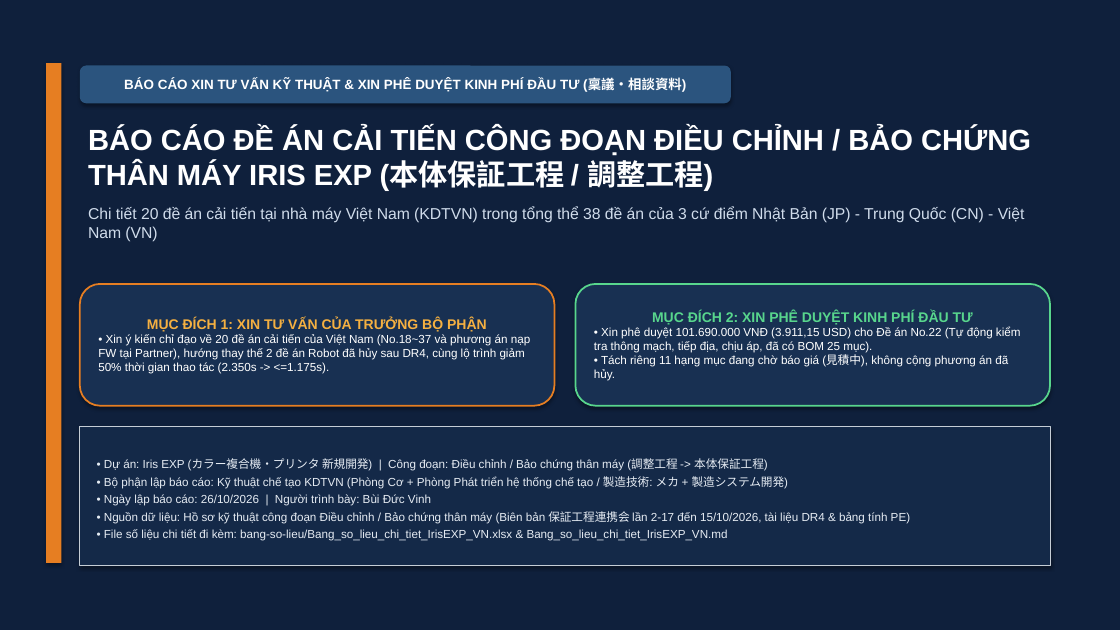
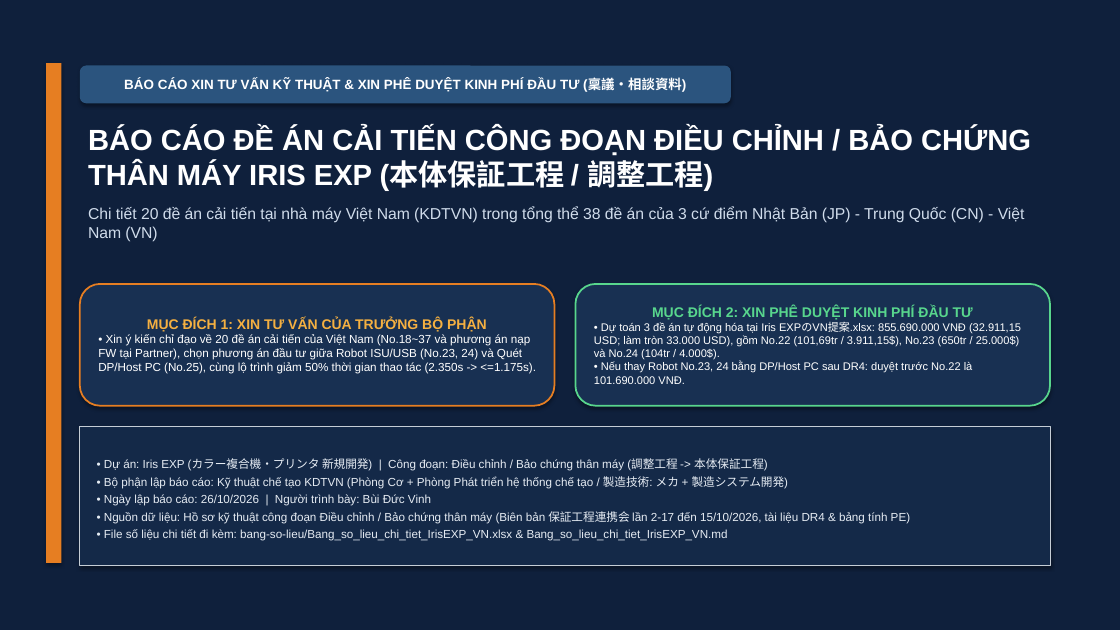
Before and after one commit to Nakazasen/bao_cao_dc_EXPIris, a slide deck: slide 1 of IrisEXP_Bao-cao-de-an-VN.pptx. Drawn at 1120x630 pixels with LibreOffice and Linux fonts; fonts in the diff are those of the drawing. Boxes give left, top, right and bottom in pixels: in the first picture for what was removed or moved away, otherwise in the second. Text is boxed around its words. In the diff, an @@ line names an element or a change of style, - is before the commit and + after.

Commit message:
Update Vietnam proposal prices and exact 25 BOM items from Iris EXPのVN提案.xlsx with humanizer

```diff
--- a/IrisEXP_Bao-cao-de-an-VN.pptx
+++ b/IrisEXP_Bao-cao-de-an-VN.pptx
@@ text in rounded rectangle at (594, 322, 1021, 384): text changed; size 10 to 9.5 pt @@
-• Xin phê duyệt 101.690.000 VNĐ (3.911,15 USD) cho Đề án No.22 (Tự động kiểm tra thông mạch, tiếp địa, chịu áp, đã có BOM 25 mục).
-• Tách riêng 11 hạng mục đang chờ báo giá (見積中), không cộng phương án đã hủy.
+• Dự toán 3 đề án tự động hóa tại Iris EXPのVN提案.xlsx: 855.690.000 VNĐ (32.911,15 USD; làm tròn 33.000 USD), gồm No.22 (101,69tr / 3.911,15$), No.23 (650tr / 25.000$) và No.24 (104tr / 4.000$).
+• Nếu thay Robot No.23, 24 bằng DP/Host PC sau DR4: duyệt trước No.22 là 101.690.000 VNĐ.
@@ text in rounded rectangle at (98, 334, 536, 374): text changed @@
-• Xin ý kiến chỉ đạo về 20 đề án cải tiến của Việt Nam (No.18~37 và phương án nạp FW tại Partner), hướng thay thế 2 đề án Robot đã hủy sau DR4, cùng lộ trình giảm 50% thời gian thao tác (2.350s -> <=1.175s).
+• Xin ý kiến chỉ đạo về 20 đề án cải tiến của Việt Nam (No.18~37 và phương án nạp FW tại Partner), chọn phương án đầu tư giữa Robot ISU/USB (No.23, 24) và Quét DP/Host PC (No.25), cùng lộ trình giảm 50% thời gian thao tác (2.350s -> <=1.175s).
```
Also in this commit, not shown: 7 other slides changed, 2 other files.
